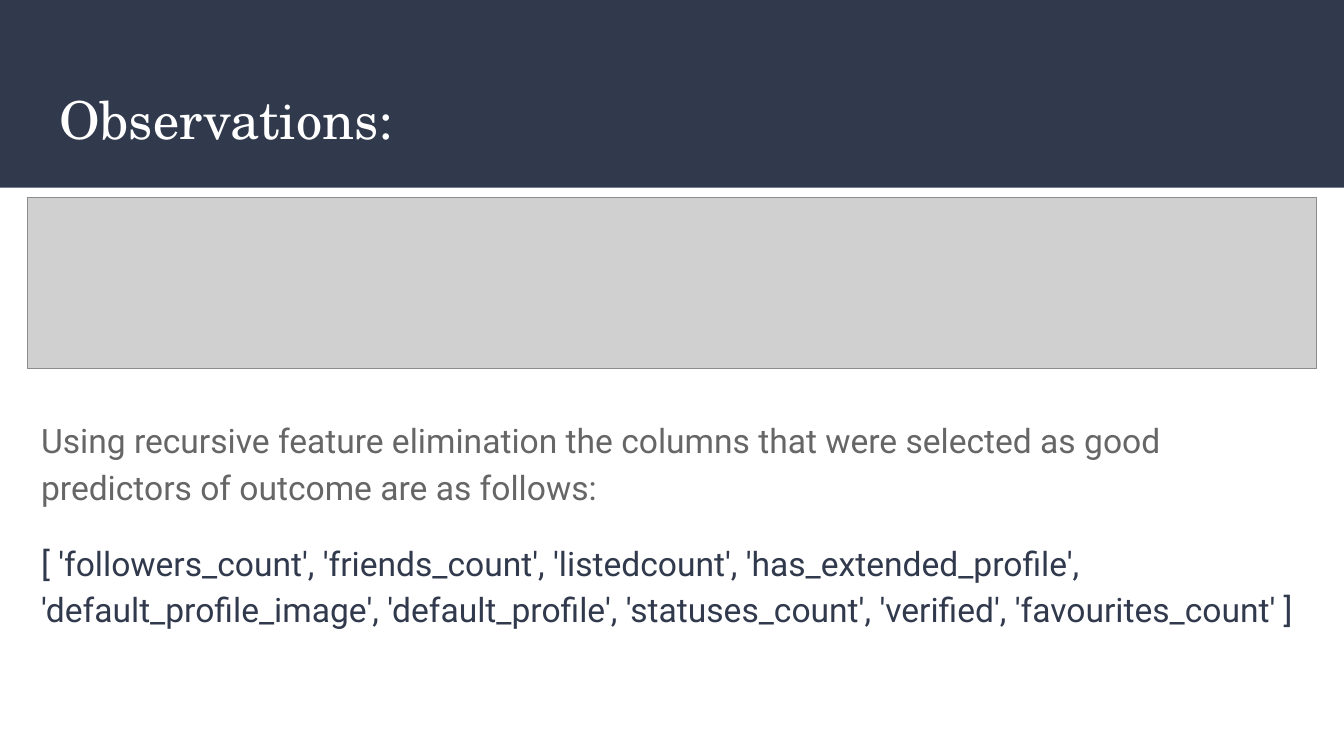
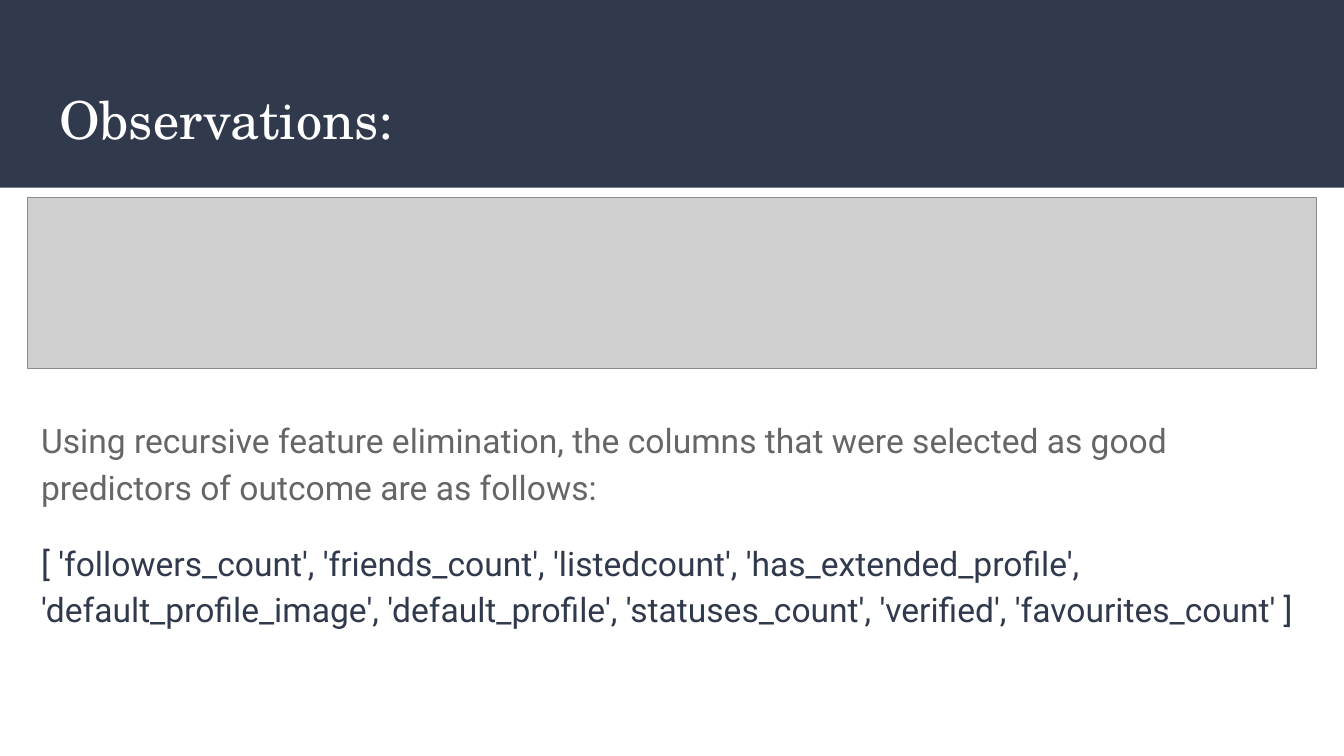
Before and after one commit to ZeroNP/TwitterBotClassifier, a slide deck: slide 9 of Miscellanous/STC_31241.pptx. Drawn at 1344x756 pixels with LibreOffice and Linux fonts; fonts in the diff are those of the drawing; grey boxes stand for pictures. Boxes give left, top, right and bottom in pixels: in the first picture for what was removed or moved away, otherwise in the second. Text is boxed around its words. In the diff, an @@ line names an element or a change of style, - is before the commit and + after.

```diff
--- a/Miscellanous/STC_31241.pptx
+++ b/Miscellanous/STC_31241.pptx
@@ text at [41, 427, 1167, 507]: text changed @@
-Using recursive feature elimination the columns that were selected as good predictors of outcome are as follows:
+Using recursive feature elimination, the columns that were selected as good predictors of outcome are as follows:
```
Also in this commit, not shown: 5 other slides changed, 15 other files.
